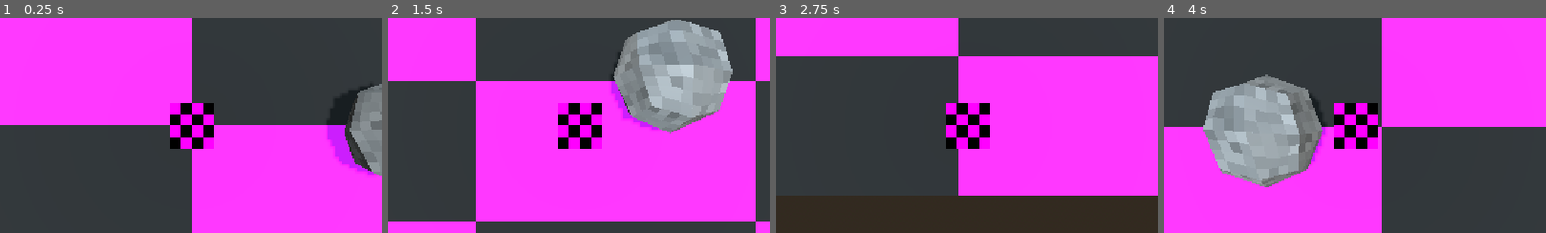
Above: before the commit, frames 1-4 (left to right).
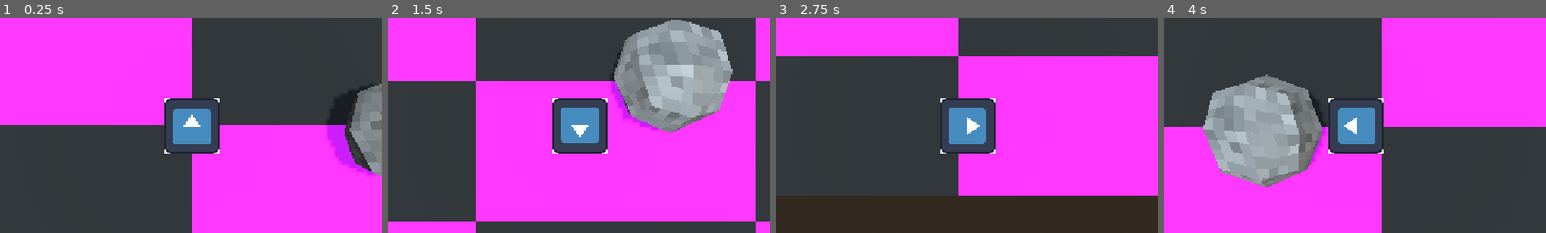
Above: after the commit, the same moments.

Repository: GammaRayTea/project-3-primordial-mass
Game: Godot game, scene res://main.tscn
Same seed, same stepped clock (60 frames per second), same inputs: the game is played once before the commit and once after it. The engine's default icon, where the game draws it, is replaced by a stand-in: a white triangle on a blue panel in a dark square.
Inputs:
- Up to frame 1 (0.25 s): no input
- Up to frame 2 (1.5 s): tap Enter at 0.5 s; hold D (move_right) 0.53-1.28 s; tap Space at 1.25 s; hold S (move_down) from 1.28 s (still down)
- Up to frame 3 (2.75 s): release S (move_down) at 2.03 s; hold D (move_right) from 2.03 s (still down)
- Up to frame 4 (4 s): release D (move_right) at 2.78 s; hold W (move_up) 2.78-3.53 s; hold A (move_left) from 3.53 s (still down)
The pictures show only the part of the screen within x 25-75%, y 25-75%; the shares and areas given below are measured in that part.

The runs differ from the first frame. In frame 1, 3.1% of the frame differs, in the area x 43-58%, y 37-64%; in frame 2, 3.7%; in frame 3, 3.2%; in frame 4, 3.1%.

Commit message:
player interaction boxes

Diff:
--- a/game/player/player.gd
+++ b/game/player/player.gd
@@ -1,30 +1,76 @@
-extends CharacterBody3D
+class_name Player extends CharacterBody3D
+## Class for player character
 
-
-@export var MAX_SPEED = 5.0
+@export var MAX_WALKING_SPEED = 5.0
+@export var MAX_RUNNING_SPEED = 5.0
 @export var ACCELERATION = 0.9
 @export var TRACTION = 0.3
 @export var JUMP_VELOCITY = 4.5
 
 
-func _physics_process(delta: float) -> void:
+@export var rotation_pivot:Node3D
+
+enum STATE {IDLE, WALKING, RUNNING, PUSHING}
+var current_state = STATE.IDLE
+
+var push_target: RigidInteractable
+
+func _physics_process(_delta: float) -> void:
+	var direction:Vector3 = process_input()
+	match current_state:
+		STATE.IDLE:
+			move(_delta,direction, MAX_WALKING_SPEED)
+		STATE.WALKING:
+			move(_delta,direction, MAX_WALKING_SPEED)
+		STATE.RUNNING:
+			move(_delta,direction, MAX_RUNNING_SPEED)
+		STATE.PUSHING:
+			pass
 
 
 
-
+## checks input keys and returns corresponidng values
+func process_input() -> Vector3:
 	var input_dir := Input.get_vector("move_left","move_right","move_up","move_down")
 	var direction := (transform.basis * Vector3(input_dir.x, 0, input_dir.y)).normalized()
+	return direction
 
-	if direction:
-		velocity.x = move_toward(velocity.x, direction.x * MAX_SPEED, ACCELERATION)
-		velocity.z = move_toward(velocity.z, direction.z * MAX_SPEED, ACCELERATION)
+func move(_delta: float, _direction:Vector3, _target_speed:float) -> void:
+	if _direction:
+		var current_pivot_rot = Quaternion(rotation_pivot.transform.basis)
+		var target_rot = Quaternion(Vector3.UP,_direction.signed_angle_to(Vector3.FORWARD, Vector3.DOWN))
 
-		print(velocity)
-		velocity.x = clampf(velocity.x,-MAX_SPEED,MAX_SPEED)
-		velocity.z = clampf(velocity.z,-MAX_SPEED,MAX_SPEED)
+		rotation_pivot.transform.basis = Basis(current_pivot_rot.slerp(target_rot, 0.5))
+
+
+		velocity.x = move_toward(velocity.x, _direction.x * _target_speed, ACCELERATION)
+		velocity.z = move_toward(velocity.z, _direction.z * _target_speed, ACCELERATION)
+
+
+		velocity.x = clampf(velocity.x, -_target_speed, _target_speed)
+		velocity.z = clampf(velocity.z, -_target_speed, _target_speed)
 
 	else:
 		velocity.x = move_toward(velocity.x, 0, TRACTION)
 		velocity.z = move_toward(velocity.z, 0,TRACTION)
 
+
 	move_and_slide()
+
+func push(_delta : float) -> void:
+	pass
+
+
+func on_interactable_box_entered(area: Area3D) -> void:
+	if area is InteractionBox:
+		if area.target is RigidInteractable:
+			push_target = area.target
+			print(push_target)
+
+
+
+func on_interactable_box_exited(area: Area3D) -> void:
+	if area is InteractionBox:
+		if area.target == push_target:
+			push_target = null
+			print(push_target)
--- a/game/player/player.tscn
+++ b/game/player/player.tscn
@@ -1,7 +1,8 @@
 [gd_scene format=3 uid="uid://ct0p6npqva67"]
 
 [ext_resource type="Script" uid="uid://bui3lg8j3ka10" path="res://game/player/player.gd" id="1_b2mth"]
-[ext_resource type="Texture2D" uid="uid://dfxktq3bw8mk1" path="res://assets/player/test.tres" id="1_obar5"]
+[ext_resource type="Texture2D" uid="uid://bvh7bcgdwk4gp" path="res://icon.svg" id="2_b2mth"]
+[ext_resource type="Script" uid="uid://daou788t0evlx" path="res://game/interaction_boxes/hurt_box.gd" id="3_8soms"]
 
 [sub_resource type="CapsuleShape3D" id="CapsuleShape3D_kpvxy"]
 
@@ -11,27 +12,57 @@
 animations = [{
 "frames": [{
 "duration": 1.0,
-"texture": ExtResource("1_obar5")
+"texture": ExtResource("2_b2mth")
 }],
 "loop": 1,
 "name": &"default",
 "speed": 5.0
 }]
 
-[node name="Player" type="CharacterBody3D" unique_id=472072241]
+[sub_resource type="BoxShape3D" id="BoxShape3D_kpvxy"]
+
+[sub_resource type="CapsuleShape3D" id="CapsuleShape3D_a4w0n"]
+radius = 0.5439453
+
+[node name="Player" type="CharacterBody3D" unique_id=472072241 node_paths=PackedStringArray("rotation_pivot")]
 script = ExtResource("1_b2mth")
+rotation_pivot = NodePath("RotationPivot")
 
 [node name="WorldCollider" type="CollisionShape3D" parent="." unique_id=1053810935]
 shape = SubResource("CapsuleShape3D_kpvxy")
 debug_color = Color(0, 0.6, 0.69803923, 0.89411765)
 
-[node name="Visuals" type="Node3D" parent="." unique_id=512528227]
+[node name="Camera3D" type="Camera3D" parent="." unique_id=58882882]
+transform = Transform3D(1, 0, 0, 0, -4.371139e-08, 1, 0, -1, -4.371139e-08, 0, 4, 0)
 
-[node name="Head" type="AnimatedSprite3D" parent="Visuals" unique_id=141534059]
-transform = Transform3D(1, 0, 0, 0, -4.371139e-08, 1, 0, -1, -4.371139e-08, 0, 0.866, 0)
+[node name="RotationPivot" type="Node3D" parent="." unique_id=94707568]
+
+[node name="Visuals" type="Node3D" parent="RotationPivot" unique_id=512528227]
+
+[node name="Head" type="AnimatedSprite3D" parent="RotationPivot/Visuals" unique_id=141534059]
+transform = Transform3D(0.5, 0, 0, 0, -2.1855694e-08, 0.5, 0, -0.5, -2.1855694e-08, 0, 0.7534457, 0)
 material_overlay = SubResource("StandardMaterial3D_8soms")
 texture_filter = 0
 sprite_frames = SubResource("SpriteFrames_obar5")
 
-[node name="Camera3D" type="Camera3D" parent="." unique_id=58882882]
-transform = Transform3D(1, 0, 0, 0, -4.371139e-08, 1, 0, -1, -4.371139e-08, 0, 4, 0)
+[node name="EnvironmentInteractionBox" type="Area3D" parent="RotationPivot/Visuals" unique_id=200545129]
+collision_layer = 32
+collision_mask = 32
+
+[node name="CollisionShape3D" type="CollisionShape3D" parent="RotationPivot/Visuals/EnvironmentInteractionBox" unique_id=759802779]
+transform = Transform3D(1, 0, 0, 0, 1, 0, 0, 0, 1, 0, 0, -0.93477714)
+shape = SubResource("BoxShape3D_kpvxy")
+debug_color = Color(0.7019608, 0.49019608, 0.0627451, 0.5137255)
+
+[node name="HurtBox" type="Area3D" parent="." unique_id=711900110]
+collision_layer = 2
+collision_mask = 0
+script = ExtResource("3_8soms")
+metadata/_custom_type_script = "uid://daou788t0evlx"
+
+[node name="CollisionShape3D" type="CollisionShape3D" parent="HurtBox" unique_id=1349563344]
+shape = SubResource("CapsuleShape3D_a4w0n")
+debug_color = Color(0.93590873, 0.24546155, 0.17528254, 0.41960785)
+
+[connection signal="area_entered" from="RotationPivot/Visuals/EnvironmentInteractionBox" to="." method="on_interactable_box_entered"]
+[connection signal="area_exited" from="RotationPivot/Visuals/EnvironmentInteractionBox" to="." method="on_interactable_box_exited"]
